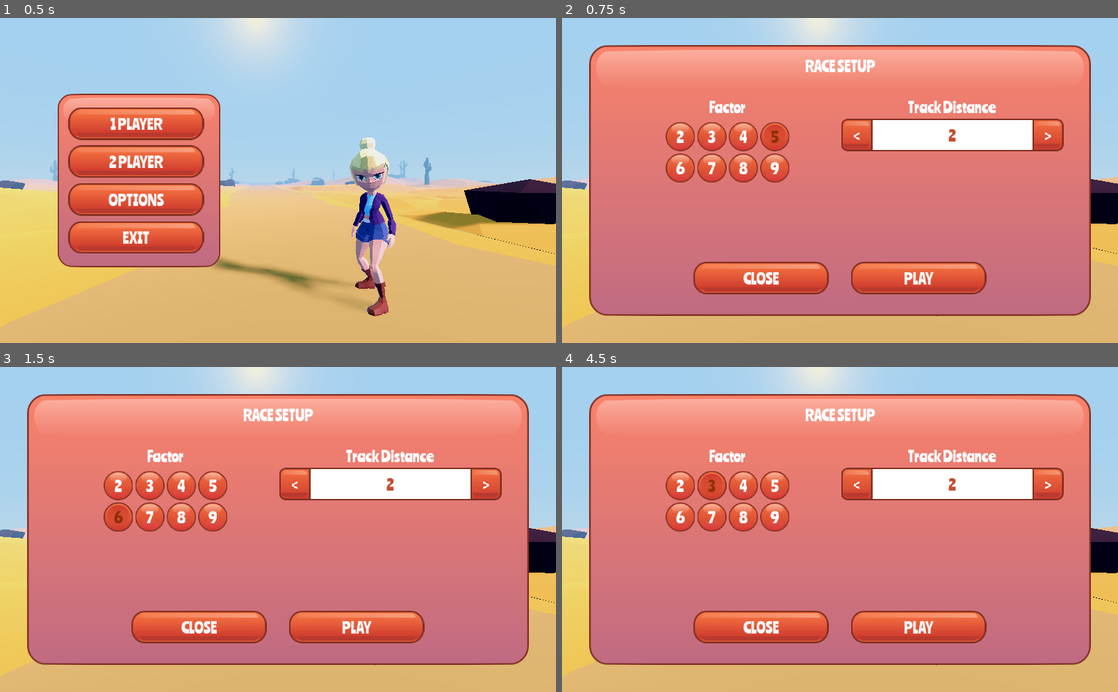
Above: before the commit, frames 1-4 (two rows, left to right).
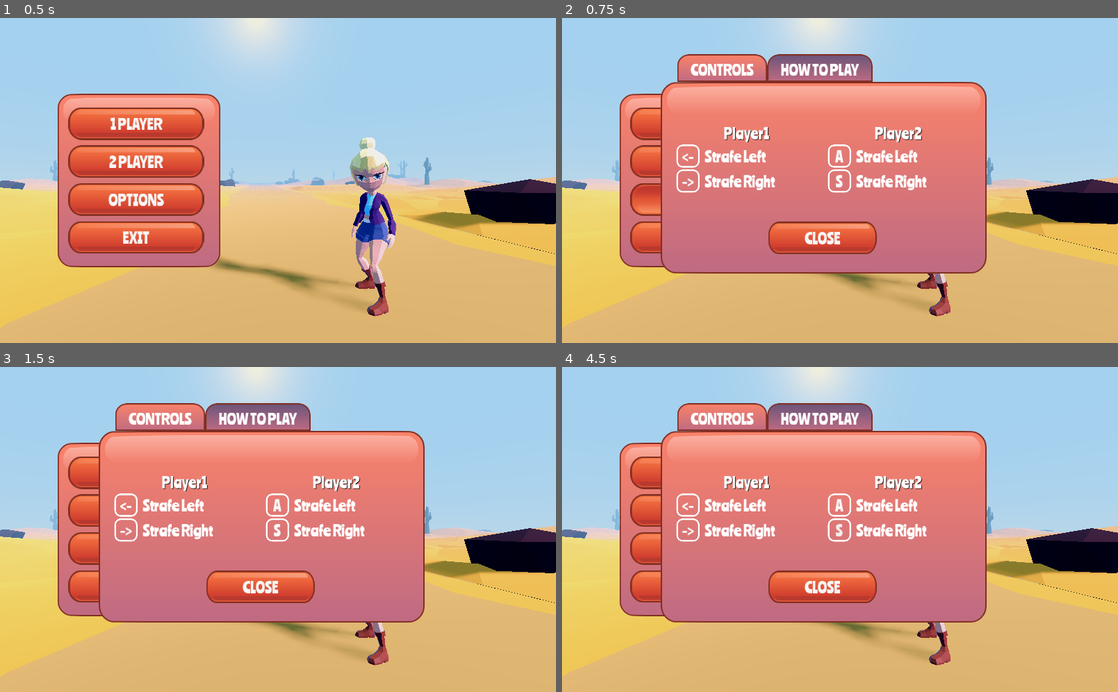
Above: after the commit, the same moments.

Repository: rans0000/math-runner
Game: Godot game, scene res://ui/MainMenu/HomeScreen.tscn
Same seed, same stepped clock (60 frames per second), same inputs: the game is played once before the commit and once after it.
Inputs (mouse positions are in pixels of both pictures, inside the frame that each line leads up to):
- Up to frame 1 (0.5 s): no input
- Up to frame 2 (0.75 s): click "OPTIONS" at 0.5 s
- Up to frame 3 (1.5 s): click (127, 503) at 1.25 s, where only the run after the commit has a clickable "<-"
- Up to frame 4 (4.5 s): click (689, 529) at 2 s, where only the run after the commit has a clickable "->"; click (840, 503) at 2.75 s, where only the run after the commit has a clickable "A"; click (840, 529) at 3.5 s, where only the run after the commit has a clickable "S"; click "1 PLAYER" at 4.25 s

Frame 1 is identical in both runs. In frame 2, 53% of the frame differs, in the area x 4-96%, y 8-92%; in frame 3, 53%; in frame 4, 53%.

Commit message:
add game options popup

Diff:
--- a/ui/MainMenu/MainMenu.gd
+++ b/ui/MainMenu/MainMenu.gd
@@ -1,6 +1,7 @@
 extends Control
 
-onready var popup = $Popup/Popup;
+onready var popup = $Popup/Popup
+onready var game_options = $GameOptions
 onready var Global = get_node("/root/Global")
 
 
@@ -15,3 +16,7 @@
 func _on_BtnPlay2_button_up():
 	Global.play_type = Global.PLAY_TYPES.LOC_2_PLAYER
 	popup.visible = !popup.visible
+
+
+func _on_BtnOptions_pressed():
+	game_options.set_popup_visibility(true)
--- a/ui/MainMenu/MainMenu.tscn
+++ b/ui/MainMenu/MainMenu.tscn
@@ -1,8 +1,9 @@
-[gd_scene load_steps=4 format=2]
+[gd_scene load_steps=5 format=2]
 
 [ext_resource path="res://ui/MainMenu/MainMenu.gd" type="Script" id=1]
 [ext_resource path="res://ui/Popup/Popup.tscn" type="PackedScene" id=2]
 [ext_resource path="res://ui/Themes/MainTheme/main_theme.tres" type="Theme" id=3]
+[ext_resource path="res://ui/anim_victory/GameOptions.tscn" type="PackedScene" id=4]
 
 [node name="MainMenu" type="Control"]
 anchor_right = 1.0
@@ -87,6 +88,8 @@
 text = "EXIT"
 
 [node name="Popup" parent="." instance=ExtResource( 2 )]
+
+[node name="GameOptions" parent="." instance=ExtResource( 4 )]
 [connection signal="button_up" from="Panel/CenterContainer/VBoxContainer/BtnPlay1" to="." method="_on_BtnPlay_button_up"]
 [connection signal="button_up" from="Panel/CenterContainer/VBoxContainer/BtnPlay2" to="." method="_on_BtnPlay2_button_up"]
-[connection signal="button_up" from="Panel/CenterContainer/VBoxContainer/BtnOptions" to="." method="_on_BtnPlay2_button_up"]
+[connection signal="pressed" from="Panel/CenterContainer/VBoxContainer/BtnOptions" to="." method="_on_BtnOptions_pressed"]
--- /dev/null
+++ b/ui/anim_victory/GameOptions.gd
@@ -0,0 +1,21 @@
+extends Control
+
+onready var popup = $MarginContainer/CenterContainer/Popup
+var is_visible = false
+
+
+func _ready():
+	pass
+
+
+
+func set_popup_visibility(visibility):
+	is_visible = visibility
+	popup.visible = is_visible
+	mouse_filter = Control.MOUSE_FILTER_STOP if visibility else Control.MOUSE_FILTER_PASS
+	pass
+
+
+
+func _on_CloseButton_pressed():
+	set_popup_visibility(false)
--- a/ui/anim_victory/GameOptions.tscn
+++ b/ui/anim_victory/GameOptions.tscn
@@ -1,6 +1,7 @@
-[gd_scene load_steps=3 format=2]
+[gd_scene load_steps=4 format=2]
 
 [ext_resource path="res://ui/Themes/MainTheme/main_theme.tres" type="Theme" id=1]
+[ext_resource path="res://ui/anim_victory/GameOptions.gd" type="Script" id=2]
 
 [sub_resource type="StyleBoxFlat" id=1]
 bg_color = Color( 0.6, 0.6, 0.6, 0 )
@@ -17,7 +18,9 @@
 [node name="GameOptions" type="Control"]
 anchor_right = 1.0
 anchor_bottom = 1.0
+mouse_filter = 1
 theme = ExtResource( 1 )
+script = ExtResource( 2 )
 __meta__ = {
 "_edit_use_anchors_": false
 }
@@ -25,48 +28,65 @@
 [node name="MarginContainer" type="MarginContainer" parent="."]
 anchor_right = 1.0
 anchor_bottom = 1.0
+margin_left = 30.0
+margin_top = 30.0
+margin_right = -30.0
+margin_bottom = -30.0
+mouse_filter = 2
 __meta__ = {
 "_edit_use_anchors_": false
 }
 
 [node name="CenterContainer" type="CenterContainer" parent="MarginContainer"]
-margin_right = 1024.0
-margin_bottom = 600.0
+margin_right = 964.0
+margin_bottom = 540.0
+mouse_filter = 2
 size_flags_horizontal = 5
 __meta__ = {
 "_edit_use_anchors_": false
 }
 
-[node name="TabContainer" type="TabContainer" parent="MarginContainer/CenterContainer"]
-margin_left = 212.0
-margin_top = 114.0
-margin_right = 812.0
-margin_bottom = 485.0
+[node name="Popup" type="Popup" parent="MarginContainer/CenterContainer"]
+visible = true
+margin_left = 482.0
+margin_top = 270.0
+margin_right = 482.0
+margin_bottom = 270.0
+mouse_filter = 2
+size_flags_horizontal = 3
+size_flags_vertical = 3
+
+[node name="TabContainer" type="TabContainer" parent="MarginContainer/CenterContainer/Popup"]
+margin_left = -300.0
+margin_top = -203.0
+margin_right = 300.0
+margin_bottom = 202.0
 rect_min_size = Vector2( 600, 360 )
 size_flags_horizontal = 3
 size_flags_vertical = 3
+custom_constants/side_margin = 30
 tab_align = 0
 use_hidden_tabs_for_min_size = true
 __meta__ = {
 "_edit_use_anchors_": false
 }
 
-[node name="CONTROLS" type="MarginContainer" parent="MarginContainer/CenterContainer/TabContainer"]
+[node name="CONTROLS" type="MarginContainer" parent="MarginContainer/CenterContainer/Popup/TabContainer"]
 anchor_right = 1.0
 anchor_bottom = 1.0
-margin_left = 30.0
-margin_top = 90.0
-margin_right = -30.0
-margin_bottom = -30.0
-
-[node name="VBoxContainer" type="VBoxContainer" parent="MarginContainer/CenterContainer/TabContainer/CONTROLS"]
-margin_right = 540.0
-margin_bottom = 251.0
+margin_left = 29.0
+margin_top = 127.0
+margin_right = -33.0
+margin_bottom = -36.0
+
+[node name="VBoxContainer" type="VBoxContainer" parent="MarginContainer/CenterContainer/Popup/TabContainer/CONTROLS"]
+margin_right = 538.0
+margin_bottom = 242.0
 custom_constants/separation = 20
 
-[node name="HBoxContainer" type="HBoxContainer" parent="MarginContainer/CenterContainer/TabContainer/CONTROLS/VBoxContainer"]
-margin_right = 540.0
-margin_bottom = 171.0
+[node name="HBoxContainer" type="HBoxContainer" parent="MarginContainer/CenterContainer/Popup/TabContainer/CONTROLS/VBoxContainer"]
+margin_right = 538.0
+margin_bottom = 162.0
 size_flags_horizontal = 3
 size_flags_vertical = 3
 custom_constants/separation = 20
@@ -74,14 +94,14 @@
 "_edit_use_anchors_": false
 }
 
-[node name="P1Help" type="VBoxContainer" parent="MarginContainer/CenterContainer/TabContainer/CONTROLS/VBoxContainer/HBoxContainer"]
-margin_right = 260.0
-margin_bottom = 171.0
-size_flags_horizontal = 3
-size_flags_vertical = 3
-
-[node name="Label" type="Label" parent="MarginContainer/CenterContainer/TabContainer/CONTROLS/VBoxContainer/HBoxContainer/P1Help"]
-margin_right = 260.0
+[node name="P1Help" type="VBoxContainer" parent="MarginContainer/CenterContainer/Popup/TabContainer/CONTROLS/VBoxContainer/HBoxContainer"]
+margin_right = 259.0
+margin_bottom = 162.0
+size_flags_horizontal = 3
+size_flags_vertical = 3
+
+[node name="Label" type="Label" parent="MarginContainer/CenterContainer/Popup/TabContainer/CONTROLS/VBoxContainer/HBoxContainer/P1Help"]
+margin_right = 259.0
 margin_bottom = 36.0
 custom_colors/font_color_shadow = Color( 0, 0, 0, 1 )
 custom_constants/shadow_offset_x = 1
@@ -90,16 +110,16 @@
 align = 1
 autowrap = true
 
-[node name="HBoxContainer" type="HBoxContainer" parent="MarginContainer/CenterContainer/TabContainer/CONTROLS/VBoxContainer/HBoxContainer/P1Help"]
+[node name="HBoxContainer" type="HBoxContainer" parent="MarginContainer/CenterContainer/Popup/TabContainer/CONTROLS/VBoxContainer/HBoxContainer/P1Help"]
 margin_top = 40.0
-margin_right = 260.0
+margin_right = 259.0
 margin_bottom = 82.0
 grow_horizontal = 2
 size_flags_horizontal = 3
 custom_constants/separation = 10
 alignment = 1
 
-[node name="Button" type="Button" parent="MarginContainer/CenterContainer/TabContainer/CONTROLS/VBoxContainer/HBoxContainer/P1Help/HBoxContainer"]
+[node name="Button" type="Button" parent="MarginContainer/CenterContainer/Popup/TabContainer/CONTROLS/VBoxContainer/HBoxContainer/P1Help/HBoxContainer"]
 margin_right = 42.0
 margin_bottom = 42.0
 rect_min_size = Vector2( 42, 42 )
@@ -114,10 +134,10 @@
 button_mask = 0
 text = "<-"
 
-[node name="Label2" type="Label" parent="MarginContainer/CenterContainer/TabContainer/CONTROLS/VBoxContainer/HBoxContainer/P1Help/HBoxContainer"]
+[node name="Label2" type="Label" parent="MarginContainer/CenterContainer/Popup/TabContainer/CONTROLS/VBoxContainer/HBoxContainer/P1Help/HBoxContainer"]
 margin_left = 52.0
 margin_top = 3.0
-margin_right = 260.0
+margin_right = 259.0
 margin_bottom = 39.0
 size_flags_horizontal = 3
 custom_constants/shadow_offset_x = 1
@@ -125,16 +145,16 @@
 text = "Strafe Left"
 autowrap = true
 
-[node name="HBoxContainer2" type="HBoxContainer" parent="MarginContainer/CenterContainer/TabContainer/CONTROLS/VBoxContainer/HBoxContainer/P1Help"]
+[node name="HBoxContainer2" type="HBoxContainer" parent="MarginContainer/CenterContainer/Popup/TabContainer/CONTROLS/VBoxContainer/HBoxContainer/P1Help"]
 margin_top = 86.0
-margin_right = 260.0
+margin_right = 259.0
 margin_bottom = 128.0
 grow_horizontal = 2
 size_flags_horizontal = 3
 custom_constants/separation = 10
 alignment = 1
 
-[node name="Button" type="Button" parent="MarginContainer/CenterContainer/TabContainer/CONTROLS/VBoxContainer/HBoxContainer/P1Help/HBoxContainer2"]
+[node name="Button" type="Button" parent="MarginContainer/CenterContainer/Popup/TabContainer/CONTROLS/VBoxContainer/HBoxContainer/P1Help/HBoxContainer2"]
 margin_right = 42.0
 margin_bottom = 42.0
 rect_min_size = Vector2( 42, 42 )
@@ -149,10 +169,10 @@
 button_mask = 0
 text = "->"
 
-[node name="Label2" type="Label" parent="MarginContainer/CenterContainer/TabContainer/CONTROLS/VBoxContainer/HBoxContainer/P1Help/HBoxContainer2"]
+[node name="Label2" type="Label" parent="MarginContainer/CenterContainer/Popup/TabContainer/CONTROLS/VBoxContainer/HBoxContainer/P1Help/HBoxContainer2"]
 margin_left = 52.0
 margin_top = 3.0
-margin_right = 260.0
+margin_right = 259.0
 margin_bottom = 39.0
 size_flags_horizontal = 3
 custom_constants/shadow_offset_x = 1
@@ -160,15 +180,15 @@
 text = "Strafe Right"
 autowrap = true
 
-[node name="P2Help" type="VBoxContainer" parent="MarginContainer/CenterContainer/TabContainer/CONTROLS/VBoxContainer/HBoxContainer"]
-margin_left = 280.0
-margin_right = 540.0
-margin_bottom = 171.0
-size_flags_horizontal = 3
-size_flags_vertical = 3
-
-[node name="Label" type="Label" parent="MarginContainer/CenterContainer/TabContainer/CONTROLS/VBoxContainer/HBoxContainer/P2Help"]
-margin_right = 260.0
+[node name="P2Help" type="VBoxContainer" parent="MarginContainer/CenterContainer/Popup/TabContainer/CONTROLS/VBoxContainer/HBoxContainer"]
+margin_left = 279.0
+margin_right = 538.0
+margin_bottom = 162.0
+size_flags_horizontal = 3
+size_flags_vertical = 3
+
+[node name="Label" type="Label" parent="MarginContainer/CenterContainer/Popup/TabContainer/CONTROLS/VBoxContainer/HBoxContainer/P2Help"]
+margin_right = 259.0
 margin_bottom = 36.0
 custom_colors/font_color_shadow = Color( 0, 0, 0, 1 )
 custom_constants/shadow_offset_x = 1
@@ -177,16 +197,16 @@
 align = 1
 autowrap = true
 
-[node name="HBoxContainer" type="HBoxContainer" parent="MarginContainer/CenterContainer/TabContainer/CONTROLS/VBoxContainer/HBoxContainer/P2Help"]
+[node name="HBoxContainer" type="HBoxContainer" parent="MarginContainer/CenterContainer/Popup/TabContainer/CONTROLS/VBoxContainer/HBoxContainer/P2Help"]
 margin_top = 40.0
-margin_right = 260.0
+margin_right = 259.0
 margin_bottom = 82.0
 grow_horizontal = 2
 size_flags_horizontal = 3
 custom_constants/separation = 10
 alignment = 1
 
-[node name="Button" type="Button" parent="MarginContainer/CenterContainer/TabContainer/CONTROLS/VBoxContainer/HBoxContainer/P2Help/HBoxContainer"]
+[node name="Button" type="Button" parent="MarginContainer/CenterContainer/Popup/TabContainer/CONTROLS/VBoxContainer/HBoxContainer/P2Help/HBoxContainer"]
 margin_right = 42.0
 margin_bottom = 42.0
 rect_min_size = Vector2( 42, 42 )
@@ -201,10 +221,10 @@
 button_mask = 0
 text = "A"
 
-[node name="Label2" type="Label" parent="MarginContainer/CenterContainer/TabContainer/CONTROLS/VBoxContainer/HBoxContainer/P2Help/HBoxContainer"]
+[node name="Label2" type="Label" parent="MarginContainer/CenterContainer/Popup/TabContainer/CONTROLS/VBoxContainer/HBoxContainer/P2Help/HBoxContainer"]
 margin_left = 52.0
 margin_top = 3.0
-margin_right = 260.0
+margin_right = 259.0
 margin_bottom = 39.0
 size_flags_horizontal = 3
 custom_constants/shadow_offset_x = 1
@@ -212,16 +232,16 @@
 text = "Strafe Left"
 autowrap = true
 
-[node name="HBoxContainer2" type="HBoxContainer" parent="MarginContainer/CenterContainer/TabContainer/CONTROLS/VBoxContainer/HBoxContainer/P2Help"]
+[node name="HBoxContainer2" type="HBoxContainer" parent="MarginContainer/CenterContainer/Popup/TabContainer/CONTROLS/VBoxContainer/HBoxContainer/P2Help"]
 margin_top = 86.0
-margin_right = 260.0
+margin_right = 259.0
 margin_bottom = 128.0
 grow_horizontal = 2
 size_flags_horizontal = 3
 custom_constants/separation = 10
 alignment = 1
 
-[node name="Button" type="Button" parent="MarginContainer/CenterContainer/TabContainer/CONTROLS/VBoxContainer/HBoxContainer/P2Help/HBoxContainer2"]
+[node name="Button" type="Button" parent="MarginContainer/CenterContainer/Popup/TabContainer/CONTROLS/VBoxContainer/HBoxContainer/P2Help/HBoxContainer2"]
 margin_right = 42.0
 margin_bottom = 42.0
 rect_min_size = Vector2( 42, 42 )
@@ -236,10 +256,10 @@
 button_mask = 0
 text = "S"
 
-[node name="Label2" type="Label" parent="MarginContainer/CenterContainer/TabContainer/CONTROLS/VBoxContainer/HBoxContainer/P2Help/HBoxContainer2"]
+[node name="Label2" type="Label" parent="MarginContainer/CenterContainer/Popup/TabContainer/CONTROLS/VBoxContainer/HBoxContainer/P2Help/HBoxContainer2"]
 margin_left = 52.0
 margin_top = 3.0
-margin_right = 260.0
+margin_right = 259.0
 margin_bottom = 39.0
 size_flags_horizontal = 3
 custom_constants/shadow_offset_x = 1
@@ -247,16 +267,75 @@
 text = "Strafe Right"
 autowrap = true
 
-[node name="HBoxContainer2" type="HBoxContainer" parent="MarginContainer/CenterContainer/TabContainer/CONTROLS/VBoxContainer"]
-margin_top = 191.0
-margin_right = 540.0
-margin_bottom = 251.0
-alignment = 1
-__meta__ = {
-"_edit_use_anchors_": false
-}
-
-[node name="Button" type="Button" parent="MarginContainer/CenterContainer/TabContainer/CONTROLS/VBoxContainer/HBoxContainer2"]
+[node name="HBoxContainer2" type="HBoxContainer" parent="MarginContainer/CenterContainer/Popup/TabContainer/CONTROLS/VBoxContainer"]
+margin_top = 182.0
+margin_right = 538.0
+margin_bottom = 242.0
+alignment = 1
+__meta__ = {
+"_edit_use_anchors_": false
+}
+
+[node name="Button" type="Button" parent="MarginContainer/CenterContainer/Popup/TabContainer/CONTROLS/VBoxContainer/HBoxContainer2"]
+margin_left = 169.0
+margin_right = 369.0
+margin_bottom = 60.0
+rect_min_size = Vector2( 200, 60 )
+mouse_default_cursor_shape = 2
+size_flags_horizontal = 5
+action_mode = 0
+text = "CLOSE"
+
+[node name="HOW TO PLAY" type="MarginContainer" parent="MarginContainer/CenterContainer/Popup/TabContainer"]
+visible = false
+anchor_right = 1.0
+anchor_bottom = 1.0
+margin_left = 30.0
+margin_top = 90.0
+margin_right = -30.0
+margin_bottom = -30.0
+
+[node name="VBoxContainer" type="VBoxContainer" parent="MarginContainer/CenterContainer/Popup/TabContainer/HOW TO PLAY"]
+margin_right = 540.0
+margin_bottom = 285.0
+custom_constants/separation = 20
+
+[node name="HBoxContainer" type="HBoxContainer" parent="MarginContainer/CenterContainer/Popup/TabContainer/HOW TO PLAY/VBoxContainer"]
+margin_right = 540.0
+margin_bottom = 205.0
+size_flags_horizontal = 3
+size_flags_vertical = 3
+custom_constants/separation = 20
+__meta__ = {
+"_edit_use_anchors_": false
+}
+
+[node name="P1Help" type="VBoxContainer" parent="MarginContainer/CenterContainer/Popup/TabContainer/HOW TO PLAY/VBoxContainer/HBoxContainer"]
+margin_right = 540.0
+margin_bottom = 205.0
+size_flags_horizontal = 3
+size_flags_vertical = 3
+
+[node name="Label" type="Label" parent="MarginContainer/CenterContainer/Popup/TabContainer/HOW TO PLAY/VBoxContainer/HBoxContainer/P1Help"]
+margin_right = 540.0
+margin_bottom = 162.0
+custom_colors/font_color_shadow = Color( 0, 0, 0, 1 )
+custom_constants/shadow_offset_x = 1
+custom_constants/shadow_offset_y = 1
+text = "Select a number from race options  and a rack length. During the game, collect any coin that is a 'multiple 'of the number to score points. The player with the most points at the end of the race wins."
+align = 3
+autowrap = true
+
+[node name="HBoxContainer2" type="HBoxContainer" parent="MarginContainer/CenterContainer/Popup/TabContainer/HOW TO PLAY/VBoxContainer"]
+margin_top = 225.0
+margin_right = 540.0
+margin_bottom = 285.0
+alignment = 1
+__meta__ = {
+"_edit_use_anchors_": false
+}
+
+[node name="Button" type="Button" parent="MarginContainer/CenterContainer/Popup/TabContainer/HOW TO PLAY/VBoxContainer/HBoxContainer2"]
 margin_left = 170.0
 margin_right = 370.0
 margin_bottom = 60.0
@@ -265,62 +344,5 @@
 size_flags_horizontal = 5
 action_mode = 0
 text = "CLOSE"
-
-[node name="HOW TO PLAY" type="MarginContainer" parent="MarginContainer/CenterContainer/TabContainer"]
-visible = false
-anchor_right = 1.0
-anchor_bottom = 1.0
-margin_left = 30.0
-margin_top = 90.0
-margin_right = -30.0
-margin_bottom = -30.0
-
-[node name="VBoxContainer" type="VBoxContainer" parent="MarginContainer/CenterContainer/TabContainer/HOW TO PLAY"]
-margin_right = 540.0
-margin_bottom = 251.0
-custom_constants/separation = 20
-
-[node name="HBoxContainer" type="HBoxContainer" parent="MarginContainer/CenterContainer/TabContainer/HOW TO PLAY/VBoxContainer"]
-margin_right = 540.0
-margin_bottom = 205.0
-size_flags_horizontal = 3
-size_flags_vertical = 3
-custom_constants/separation = 20
-__meta__ = {
-"_edit_use_anchors_": false
-}
-
-[node name="P1Help" type="VBoxContainer" parent="MarginContainer/CenterContainer/TabContainer/HOW TO PLAY/VBoxContainer/HBoxContainer"]
-margin_right = 540.0
-margin_bottom = 205.0
-size_flags_horizontal = 3
-size_flags_vertical = 3
-
-[node name="Label" type="Label" parent="MarginContainer/CenterContainer/TabContainer/HOW TO PLAY/VBoxContainer/HBoxContainer/P1Help"]
-margin_right = 540.0
-margin_bottom = 162.0
-custom_colors/font_color_shadow = Color( 0, 0, 0, 1 )
-custom_constants/shadow_offset_x = 1
-custom_constants/shadow_offset_y = 1
-text = "Select a number from race options  and a rack length. During the game, collect any coin that is a 'multiple 'of the number to score points. The player with the most points at the end of the race wins."
-align = 3
-autowrap = true
-
-[node name="HBoxContainer2" type="HBoxContainer" parent="MarginContainer/CenterContainer/TabContainer/HOW TO PLAY/VBoxContainer"]
-margin_top = 225.0
-margin_right = 540.0
-margin_bottom = 285.0
-alignment = 1
-__meta__ = {
-"_edit_use_anchors_": false
-}
-
-[node name="Button" type="Button" parent="MarginContainer/CenterContainer/TabContainer/HOW TO PLAY/VBoxContainer/HBoxContainer2"]
-margin_left = 170.0
-margin_right = 370.0
-margin_bottom = 60.0
-rect_min_size = Vector2( 200, 60 )
-mouse_default_cursor_shape = 2
-size_flags_horizontal = 5
-action_mode = 0
-text = "CLOSE"
+[connection signal="pressed" from="MarginContainer/CenterContainer/Popup/TabContainer/CONTROLS/VBoxContainer/HBoxContainer2/Button" to="." method="_on_CloseButton_pressed"]
+[connection signal="pressed" from="MarginContainer/CenterContainer/Popup/TabContainer/HOW TO PLAY/VBoxContainer/HBoxContainer2/Button" to="." method="_on_CloseButton_pressed"]
